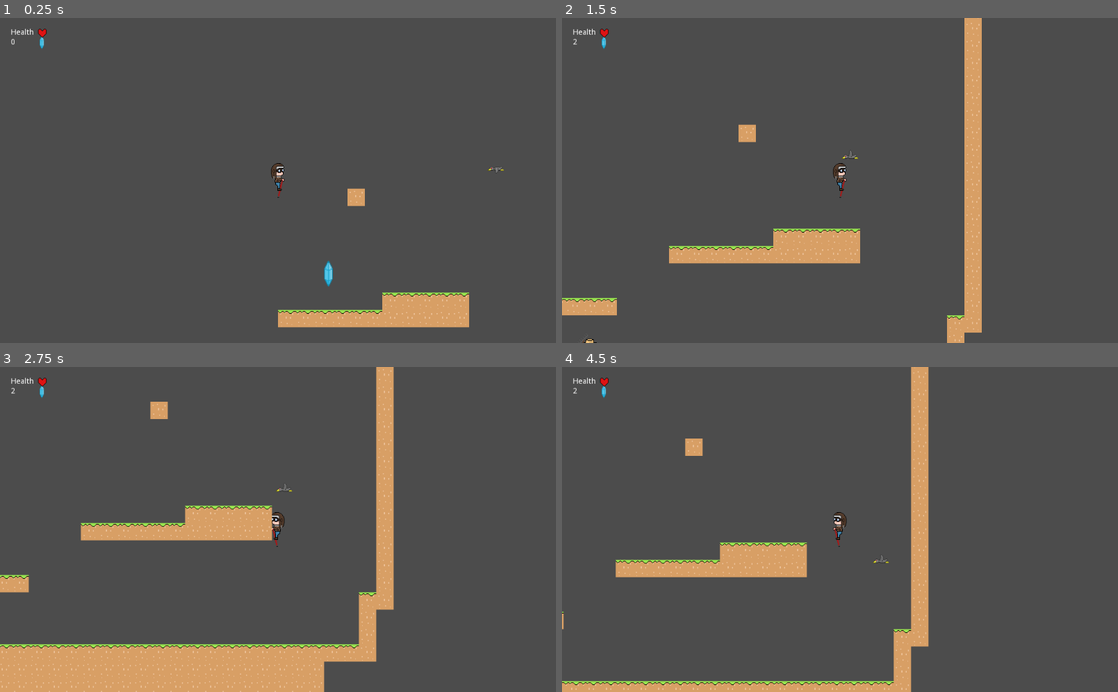
Above: before the commit, frames 1-4 (two rows, left to right).
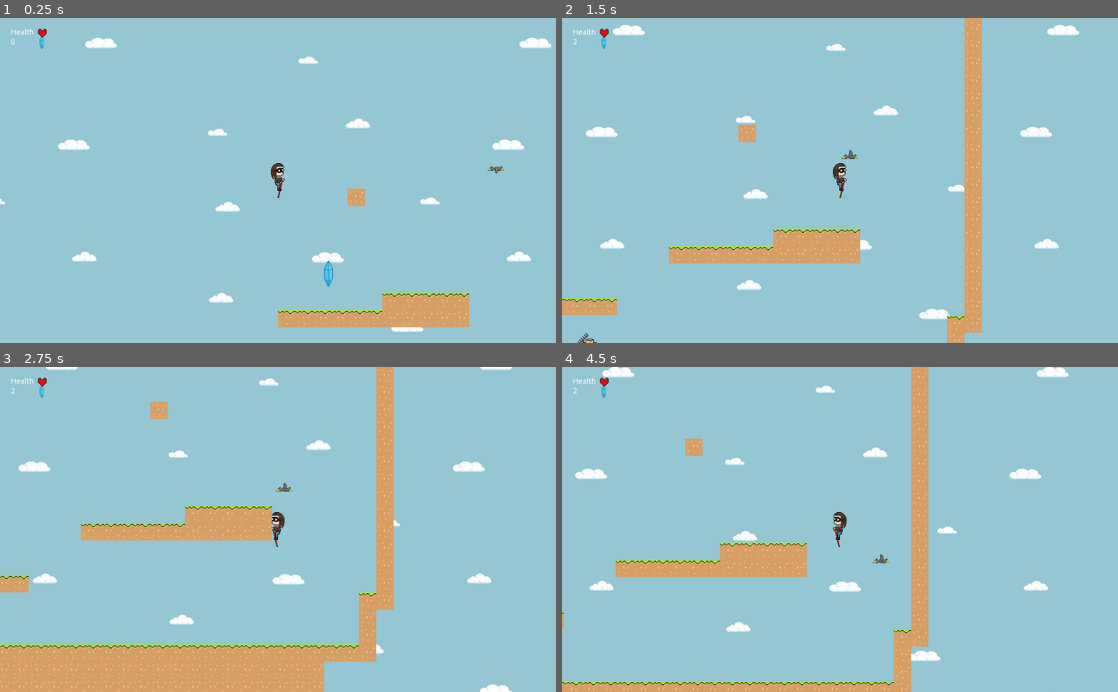
Above: after the commit, the same moments.

Repository: Tiggles/Github-Gameoff-2019
Game: Godot game, scene res://Main.tscn
The game is run twice, just before and just after one commit, with the same random seed, the same clock (stepped at 60 frames per second) and the same inputs.
Inputs:
- Up to frame 1 (0.25 s): no input
- Up to frame 2 (1.5 s): hold Right (ui_right) from 0.53 s (still down)
- Up to frame 3 (2.75 s): release Right (ui_right) at 2.03 s; hold Left (ui_left) from 2.03 s (still down)
- Up to frame 4 (4.5 s): release Left (ui_left) at 2.78 s; hold Right (ui_right) 2.78-4.28 s; hold Left (ui_left) from 4.28 s (still down)

The runs differ from the first frame. In frame 1, 97% of the frame differs, in the area x 0-100%, y 0-100%; in frame 2, 93%; in frame 3, 85%; in frame 4, 92%.

Commit message:
Added sky background

Diff:
--- a/GGGG/Main.tscn
+++ b/GGGG/Main.tscn
@@ -7,8 +7,12 @@
 [ext_resource path="res://EnemyFarmer.tscn" type="PackedScene" id=5]
 [ext_resource path="res://EnemyBird.tscn" type="PackedScene" id=6]
 [ext_resource path="res://HUD.tscn" type="PackedScene" id=7]
-[ext_resource path="res://dirt.png" type="Texture" id=8]
-[ext_resource path="res://dirt_with_grass.png" type="Texture" id=9]
+[ext_resource path="res://sky.png" type="Texture" id=8]
+[ext_resource path="res://dirt.png" type="Texture" id=9]
+[ext_resource path="res://dirt_with_grass.png" type="Texture" id=10]
+
+[sub_resource type="ConvexPolygonShape2D" id=1]
+points = PoolVector2Array( 0, 0, 32, 0, 32, 32, 0, 32 )
 
 [sub_resource type="ConvexPolygonShape2D" id=2]
 points = PoolVector2Array( 0, 0, 32, 0, 32, 32, 0, 32 )
@@ -16,12 +20,9 @@
 [sub_resource type="ConvexPolygonShape2D" id=3]
 points = PoolVector2Array( 0, 0, 32, 0, 32, 32, 0, 32 )
 
-[sub_resource type="ConvexPolygonShape2D" id=4]
-points = PoolVector2Array( 0, 0, 32, 0, 32, 32, 0, 32 )
-
-[sub_resource type="TileSet" id=1]
+[sub_resource type="TileSet" id=4]
 0/name = "dirt.png 0"
-0/texture = ExtResource( 8 )
+0/texture = ExtResource( 9 )
 0/tex_offset = Vector2( 0, 0 )
 0/modulate = Color( 1, 1, 1, 1 )
 0/region = Rect2( 0, 0, 32, 32 )
@@ -95,8 +96,20 @@
 
 [node name="HUD" parent="CanvasLayer" instance=ExtResource( 7 )]
 
+[node name="ParallaxBackground" type="ParallaxBackground" parent="."]
+
+[node name="ParallaxLayer" type="ParallaxLayer" parent="ParallaxBackground"]
+motion_scale = Vector2( 0.2, 0.2 )
+
+[node name="Sprite" type="Sprite" parent="ParallaxBackground/ParallaxLayer"]
+position = Vector2( 239.712, 170.359 )
+z_index = -10
+texture = ExtResource( 8 )
+region_enabled = true
+region_rect = Rect2( 0, 0, 2400, 1800 )
+
 [node name="TileMap" type="TileMap" parent="."]
-tile_set = SubResource( 1 )
+tile_set = SubResource( 4 )
 cell_size = Vector2( 32, 32 )
 collision_mask = 15
 format = 1
Not shown: 3 places in GGGG/Main.tscn that only renumber resources
Renamed: GGGG/sky1.png -> GGGG/cloud1.png
Not shown, changed: GGGG/cloud1.png.import
Renamed: GGGG/sky2.png -> GGGG/cloud2.png
Not shown, changed: GGGG/cloud2.png.import
Renamed: GGGG/sky3.png -> GGGG/cloud3.png
Not shown, added: GGGG/cloud3.png.import
Binary file added: GGGG/sky.png
Not shown, changed: GGGG/sky.png.import
